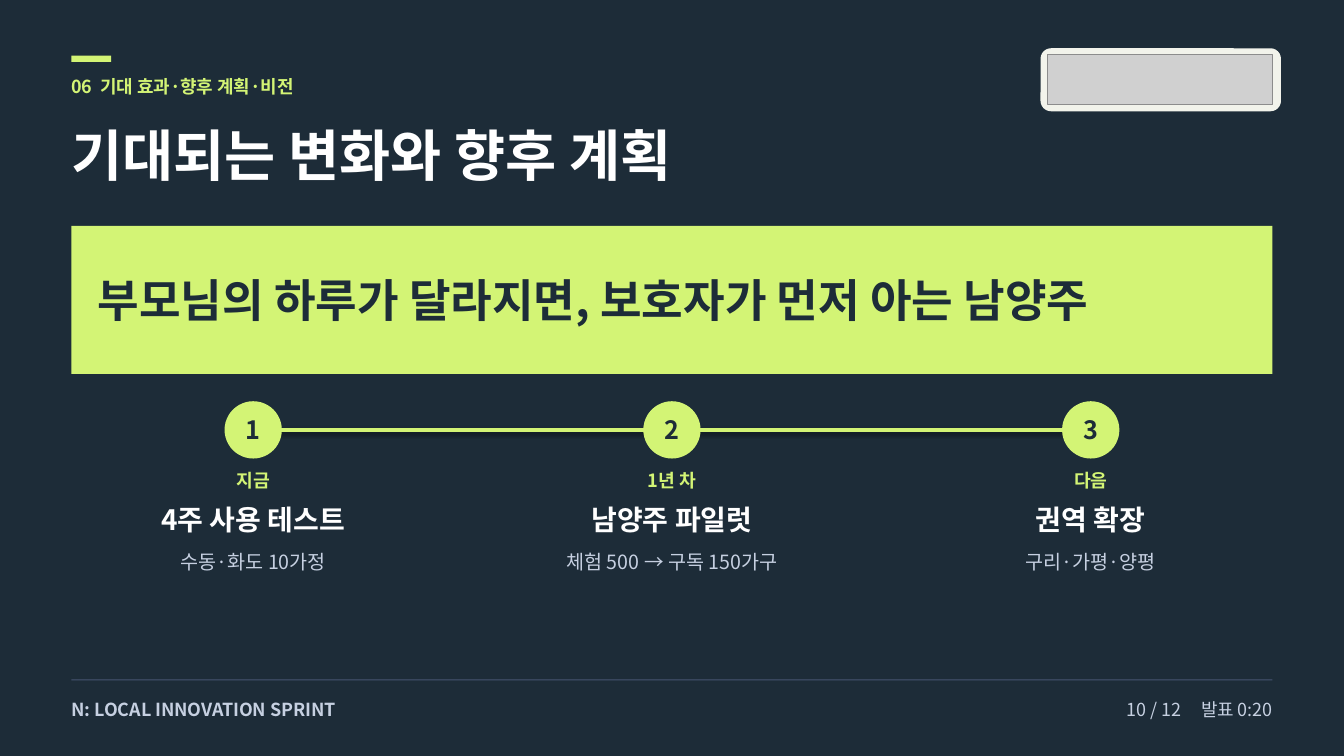
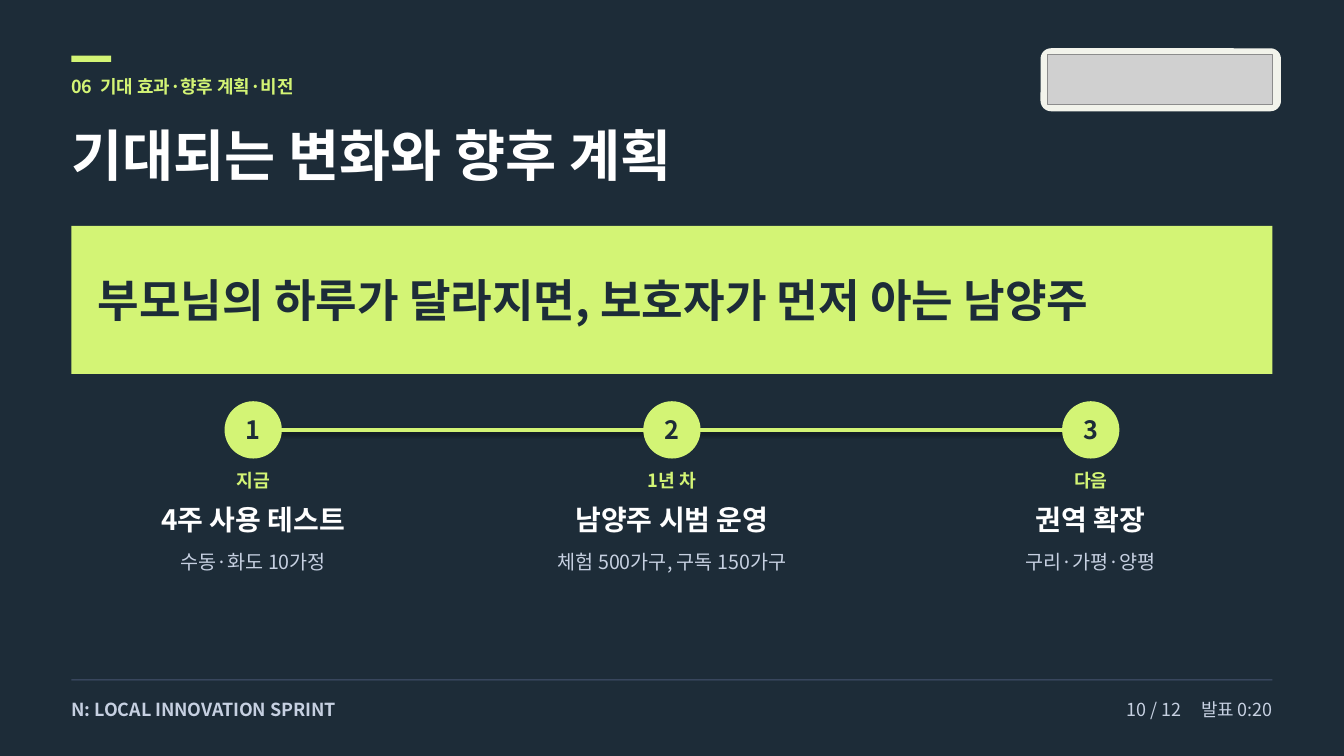
Before and after one commit to howoo101/masil, a slide deck: slide 10 of files/pitch-deck-B.pptx. Drawn at 1344x756 pixels with LibreOffice and Linux fonts; fonts in the diff are those of the drawing; grey boxes stand for pictures. Boxes give left, top, right and bottom in pixels: in the first picture for what was removed or moved away, otherwise in the second. Text is boxed around its words. In the diff, an @@ line names an element or a change of style, - is before the commit and + after.

```diff
--- a/files/pitch-deck-B.pptx
+++ b/files/pitch-deck-B.pptx
@@ text at [575, 506, 769, 533]: text changed @@
-남양주 파일럿
+남양주 시범 운영
@@ text at [558, 552, 786, 573]: text changed @@
-체험 500 → 구독 150가구
+체험 500가구, 구독 150가구
```
Also in this commit, not shown: 8 other slides changed, 2 other files.
